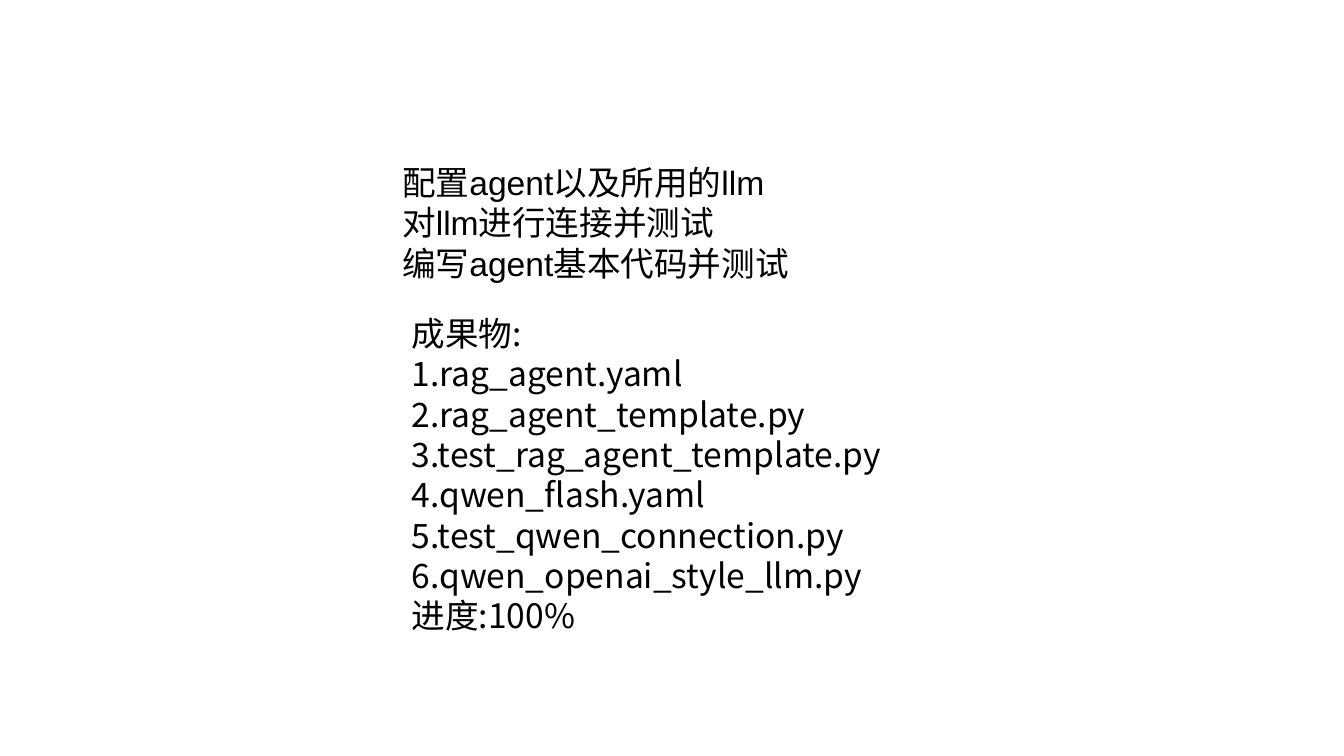
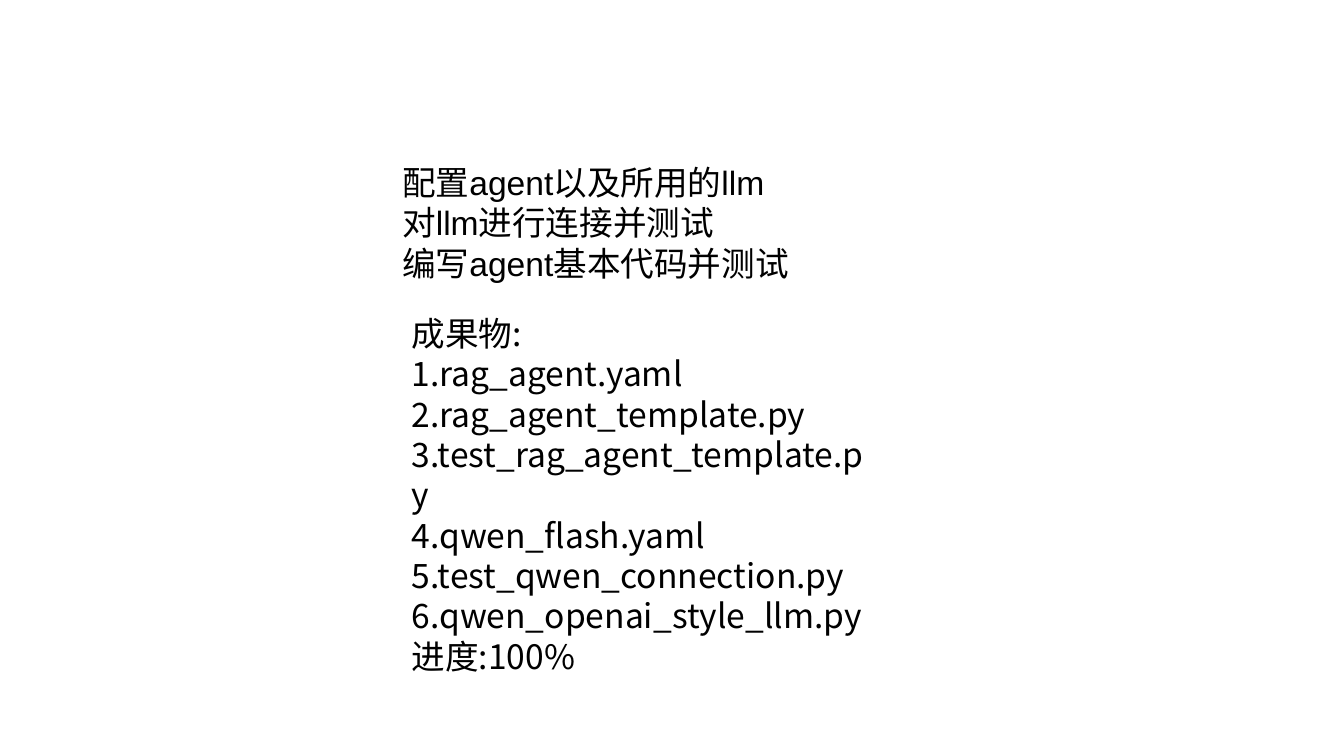
Before and after one commit to C32-SoundTech/SoundTech, a slide deck: slide 1 of docs/wswCR7/软工实践-11-13.pptx. Drawn at 1344x756 pixels with LibreOffice and Linux fonts; fonts in the diff are those of the drawing. Boxes give left, top, right and bottom in pixels: in the first picture for what was removed or moved away, otherwise in the second. Text is boxed around its words. In the diff, an @@ line names an element or a change of style, - is before the commit and + after.

```diff
--- a/docs/wswCR7/软工实践-11-13.pptx
+++ b/docs/wswCR7/软工实践-11-13.pptx
@@ text "成果物:" rewrapped from box(412, 317, 881, 631) to box(412, 317, 864, 672) @@
```
Also in this commit, not shown: 3 other slides changed.
